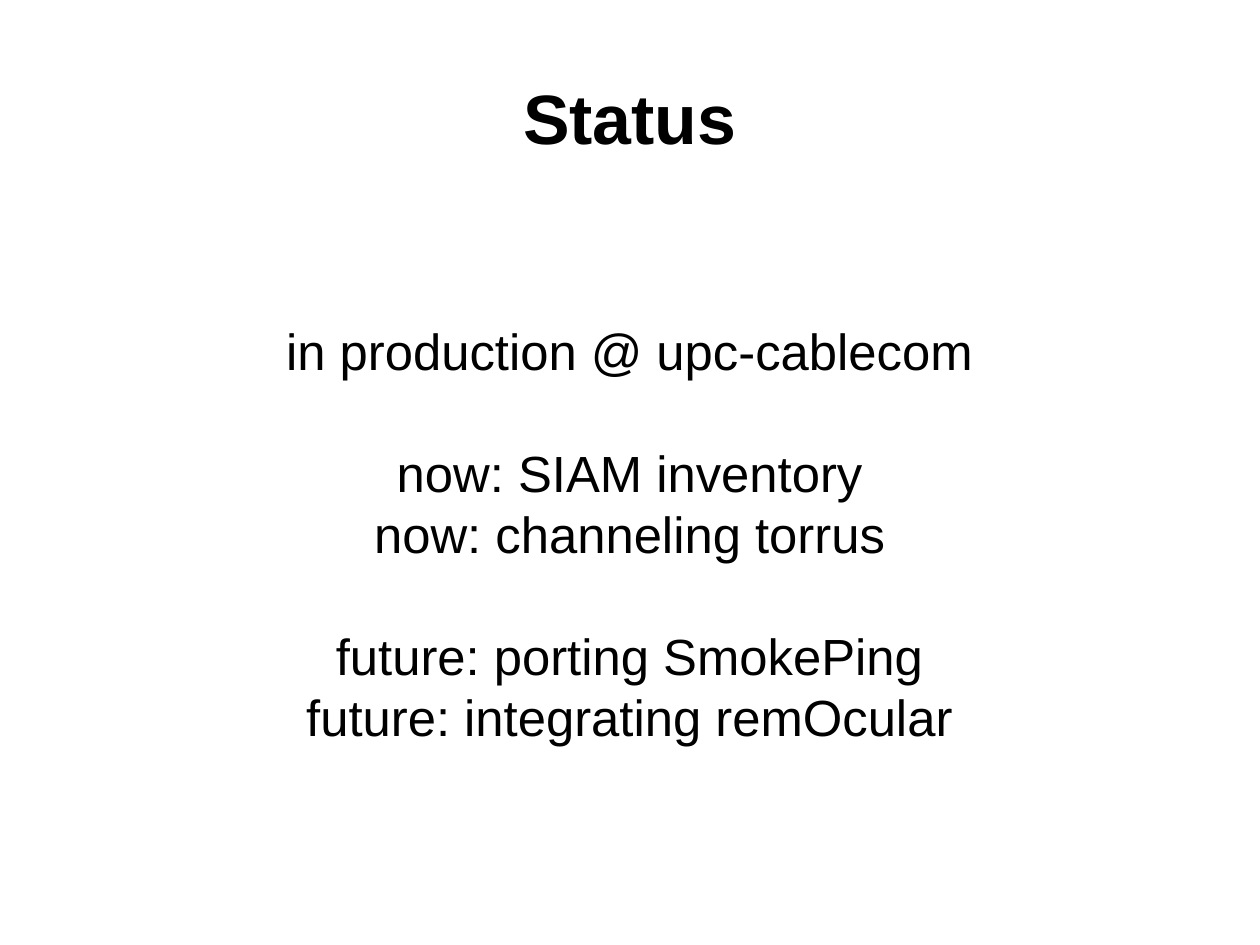
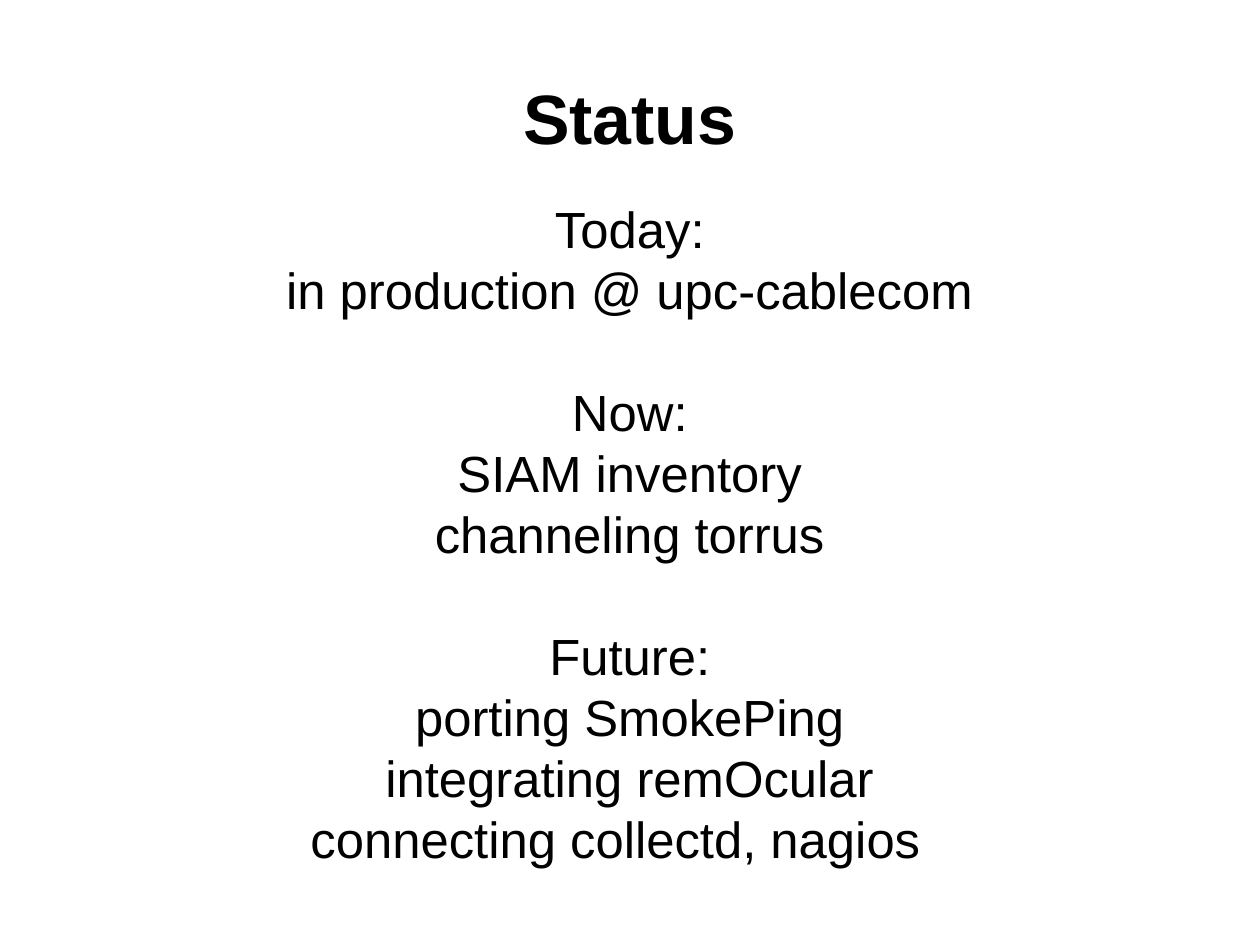
Before and after one commit to oetiker/extopus, a slide deck: slide 21 of PR/extopus-netnod-2011-10.odp. Drawn at 1260x945 pixels with LibreOffice and Linux fonts; fonts in the diff are those of the drawing. Boxes give left, top, right and bottom in pixels: in the first picture for what was removed or moved away, otherwise in the second. Text is boxed around its words. In the diff, an @@ line names an element or a change of style, - is before the commit and + after.

```diff
--- a/PR/extopus-netnod-2011-10.odp
+++ b/PR/extopus-netnod-2011-10.odp
@@ subtitle at (x1=555, y1=211, x2=705, y2=258): paragraph added @@
+Today:
@@ subtitle at (x1=310, y1=396, x2=920, y2=868): text changed @@
-now: SIAM inventory
-now: channeling torrus
-future: porting SmokePing
-future: integrating remOcular
+Now:
+SIAM inventory
+channeling torrus
+Future:
+porting SmokePing
+integrating remOcular
+connecting collectd, nagios
```
Also in this commit, not shown: 5 other slides changed.
